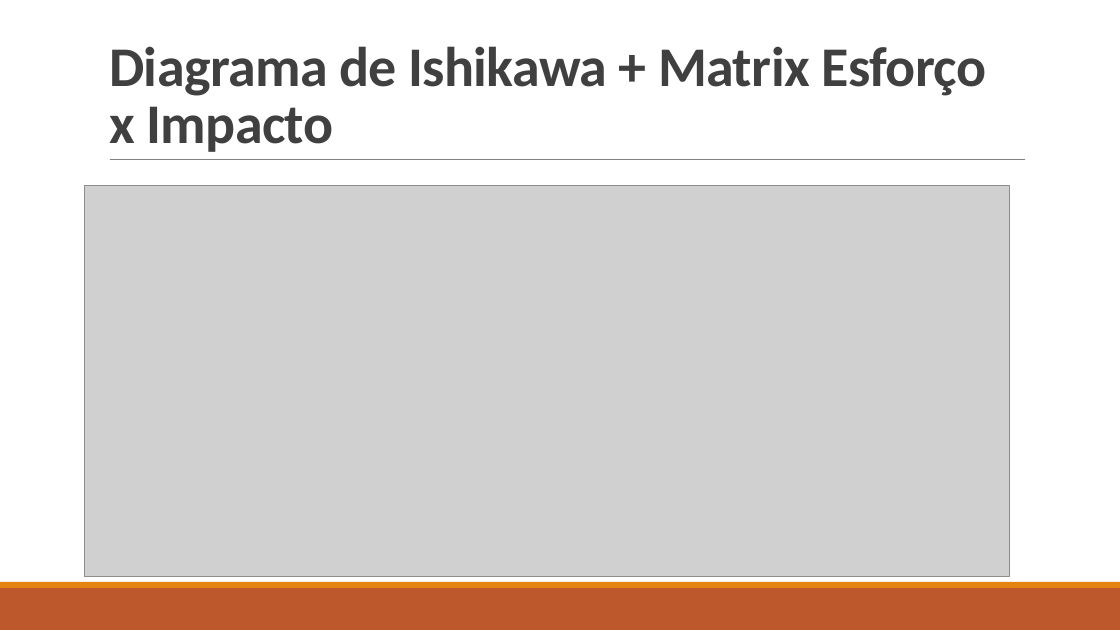
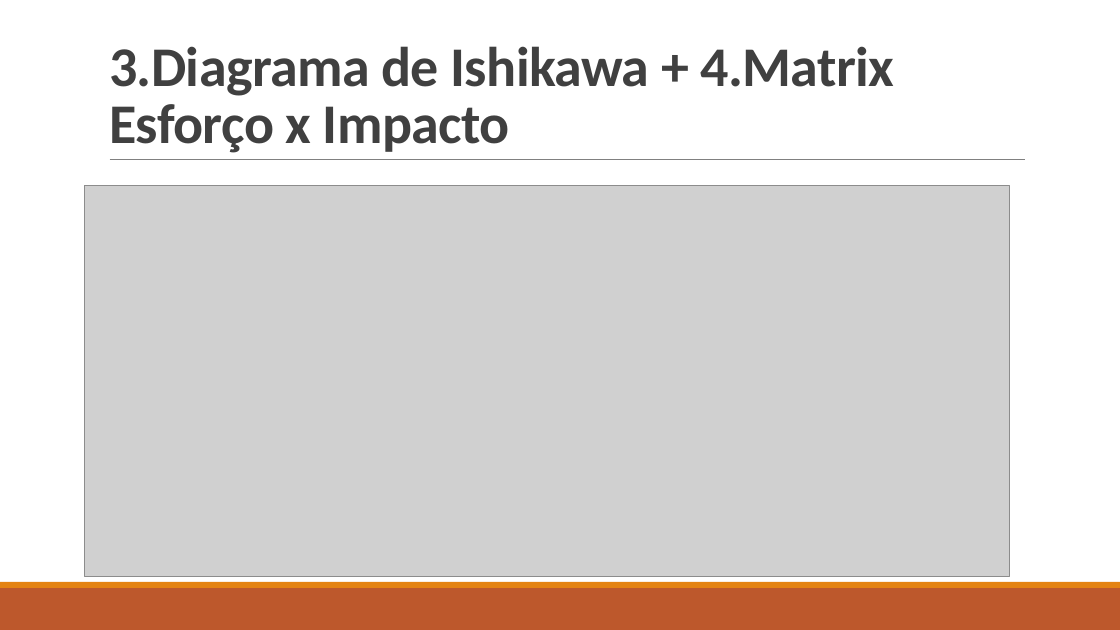
Before and after one commit to ruhansanabria/Puc_Lean2016, a slide deck: slide 12 of Apresentações/TRE DMAIC - Analyze.pptx (slide 9 before the commit). Drawn at 1120x630 pixels with LibreOffice and Linux fonts; fonts in the diff are those of the drawing; grey boxes stand for pictures. Boxes give left, top, right and bottom in pixels: in the first picture for what was removed or moved away, otherwise in the second. Text is boxed around its words. In the diff, an @@ line names an element or a change of style, - is before the commit and + after.

```diff
--- a/Apresentações/TRE DMAIC - Analyze.pptx
+++ b/Apresentações/TRE DMAIC - Analyze.pptx
@@ title at [109,46,894,153]: text changed @@
-Diagrama de Ishikawa + Matrix Esforço x Impacto
+3.Diagrama de Ishikawa + 4.Matrix Esforço x Impacto
```
Also in this commit, not shown: 6 other slides changed, 3 slides added.
